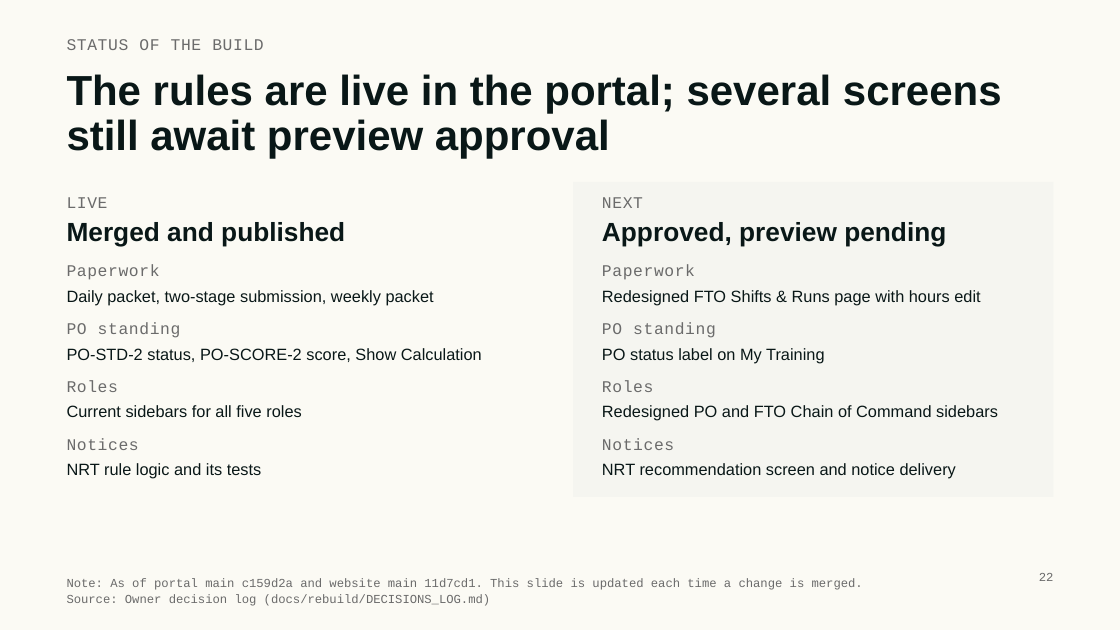
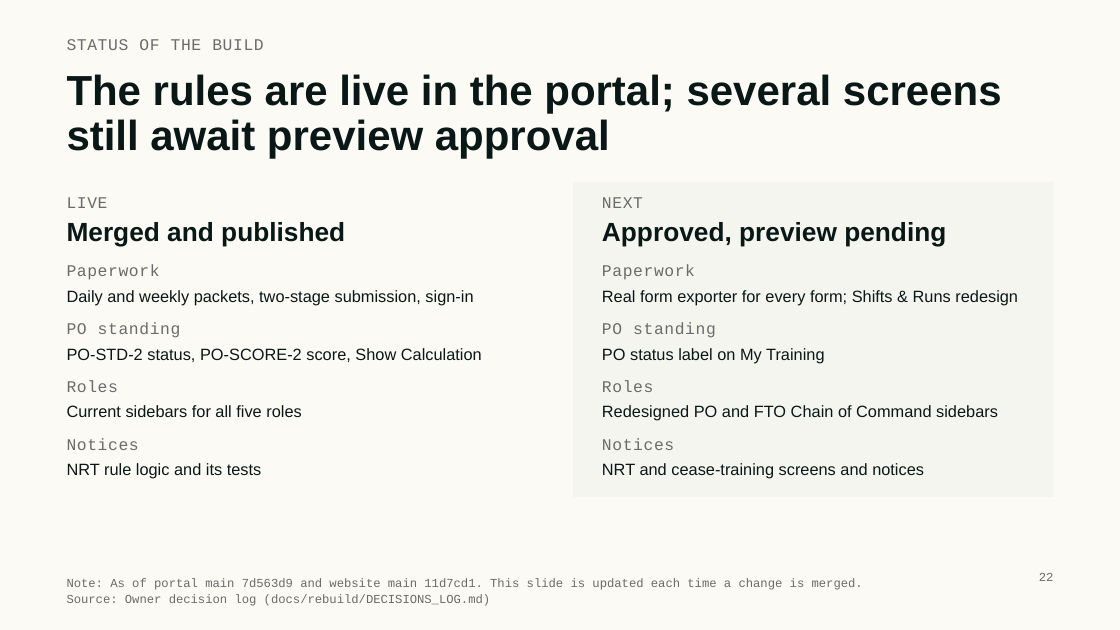
Before and after one commit to fitfo2019-dev/CPD-FTO-PORTAL, a slide deck: slide 22 of docs/training/FTO-Portal-Training-Deck.pptx. Drawn at 1120x630 pixels with LibreOffice and Linux fonts; fonts in the diff are those of the drawing. Boxes give left, top, right and bottom in pixels: in the first picture for what was removed or moved away, otherwise in the second. Text is boxed around its words. In the diff, an @@ line names an element or a change of style, - is before the commit and + after.

Commit message:
Update the training deck for the sign-in and offline-copy merges

```diff
--- a/docs/training/FTO-Portal-Training-Deck.pptx
+++ b/docs/training/FTO-Portal-Training-Deck.pptx
@@ text at (x1=67, y1=290, x2=473, y2=306): text changed @@
-Daily packet, two-stage submission, weekly packet
+Daily and weekly packets, two-stage submission, sign-in
@@ text at (x1=602, y1=290, x2=1018, y2=306): text changed @@
-Redesigned FTO Shifts & Runs page with hours edit
+Real form exporter for every form; Shifts & Runs redesign
@@ text at (x1=602, y1=463, x2=924, y2=479): text changed @@
-NRT recommendation screen and notice delivery
+NRT and cease-training screens and notices
@@ text at (x1=67, y1=578, x2=863, y2=590): text changed @@
-Note: As of portal main c159d2a and website main 11d7cd1. This slide is updated each time a change is merged.
+Note: As of portal main 7d563d9 and website main 11d7cd1. This slide is updated each time a change is merged.
```
Also in this commit, not shown: 1 other slide changed, 1 other file.
